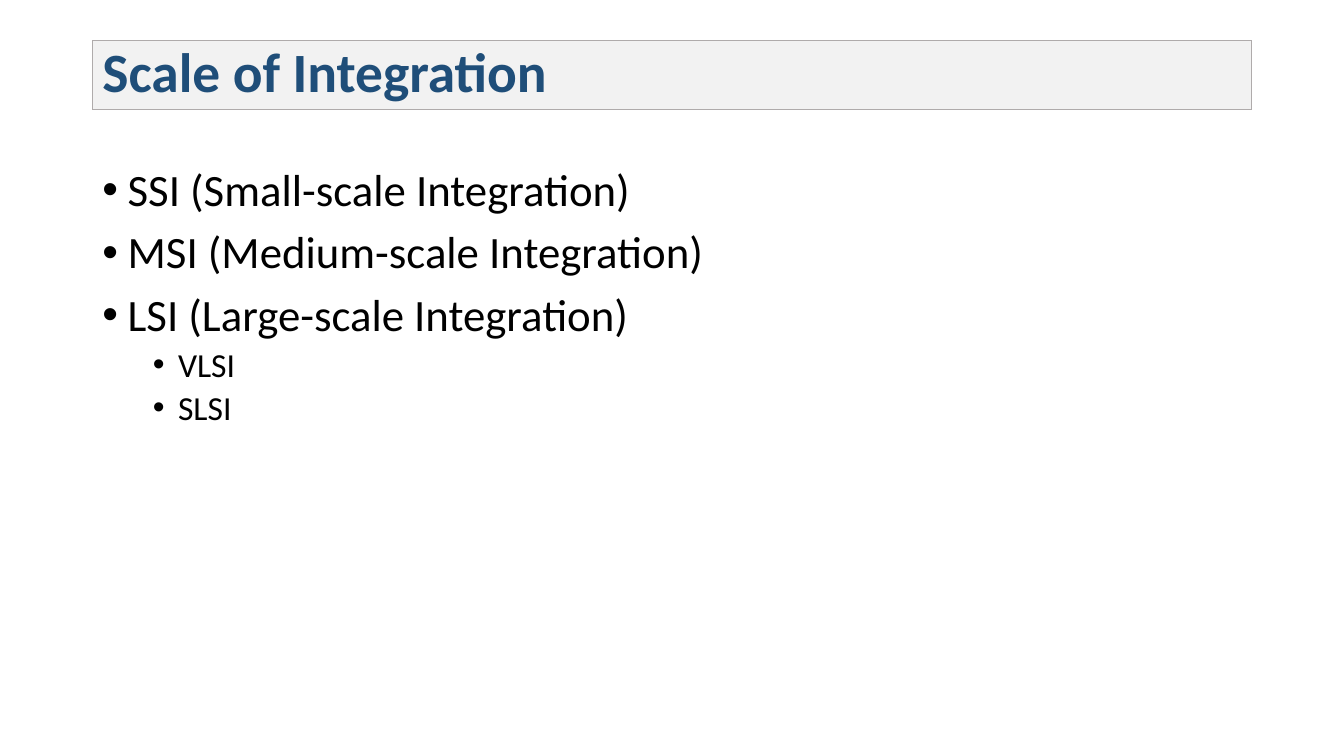
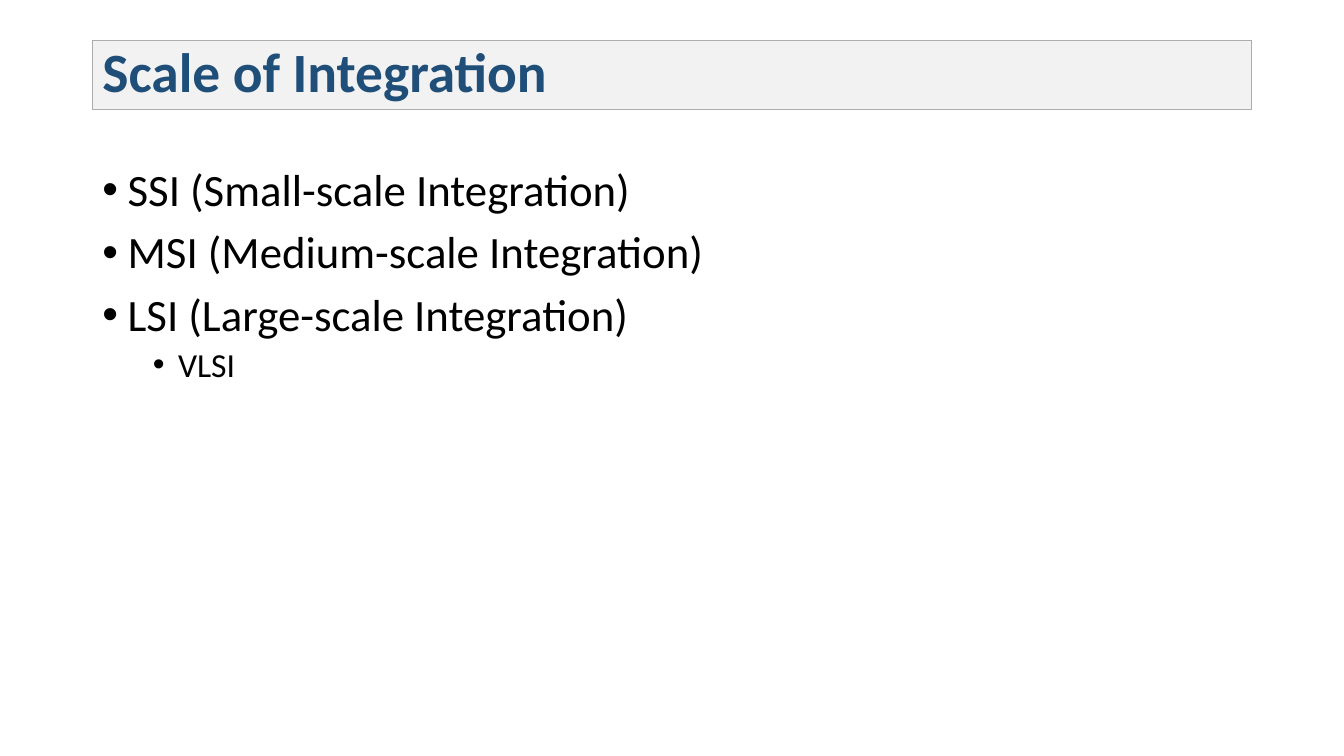
Before and after one commit to Syedshajib55/Microprocessor-Assembly-Language-Interfacing, a slide deck: slide 7 of Lecture 2.pptx. Drawn at 1344x756 pixels with LibreOffice and Linux fonts; fonts in the diff are those of the drawing. Boxes give left, top, right and bottom in pixels: in the first picture for what was removed or moved away, otherwise in the second. Text is boxed around its words. In the diff, an @@ line names an element or a change of style, - is before the commit and + after.

```diff
--- a/Lecture 2.pptx
+++ b/Lecture 2.pptx
@@ text at [178, 398, 231, 421]: paragraph removed @@
-  • SLSI
```
Also in this commit, not shown: 1 slide added, 1 slide removed, 1 other file.
